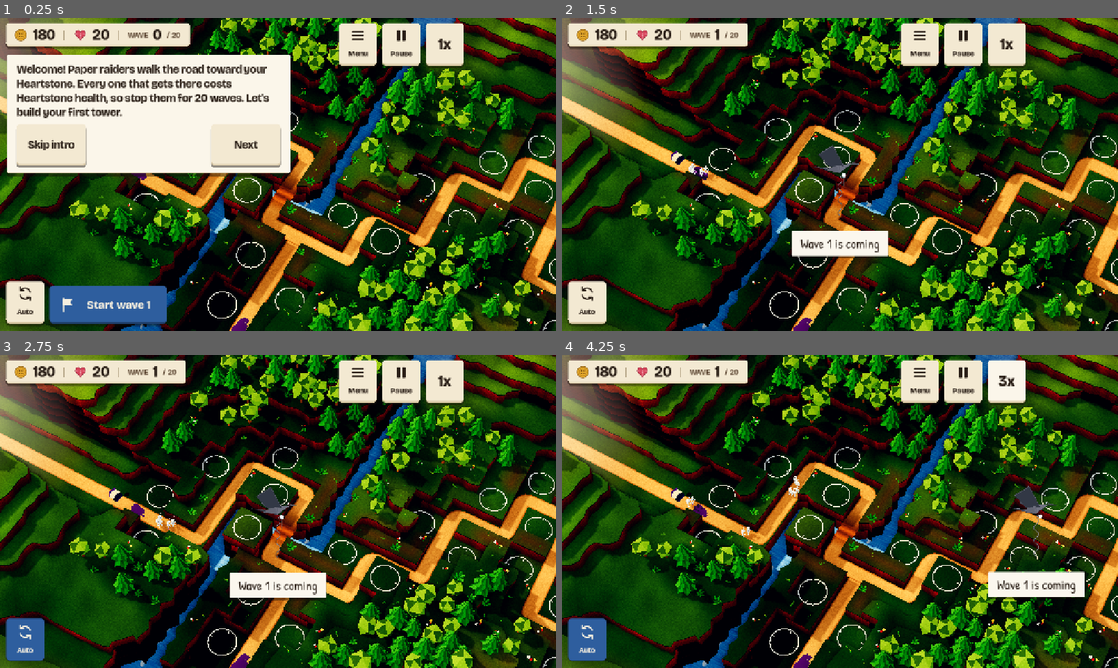
Above: before the commit, frames 1-4 (two rows, left to right).
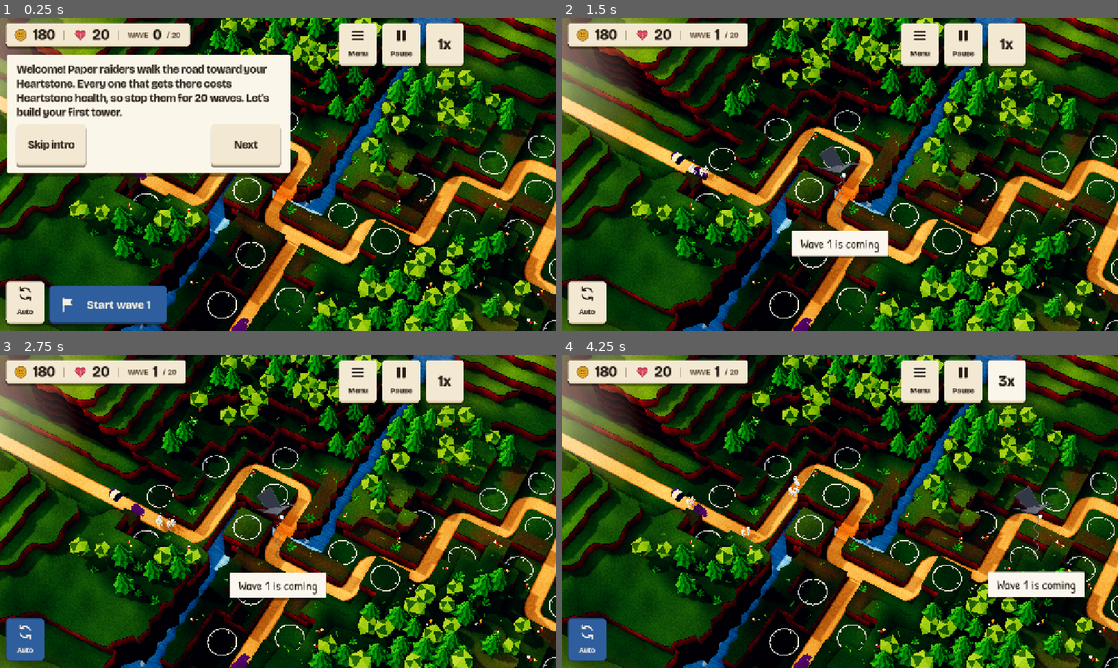
Above: after the commit, the same moments.

Repository: juanpalopez/psychic-bassoon
Game: Godot game, scene res://main.tscn
The game is run twice, just before and just after one commit, with the same random seed, the same clock (stepped at 60 frames per second) and the same inputs.
Inputs:
- Up to frame 1 (0.25 s): no input
- Up to frame 2 (1.5 s): click "Start wave 1" at 0.5 s; click "Skip intro" at 1.25 s
- Up to frame 3 (2.75 s): click "Auto" at 2 s
- Up to frame 4 (4.25 s): click "1x" at 2.75 s; click "2x" at 3.5 s

The runs differ from the first frame. In frame 1, 0.8% of the frame differs, in the area x 34-98%, y 40-96%; in frame 2, 0.8%; in frame 3, 0.8%; in frame 4, 0.8%, in the area x 34-98%, y 34-96%.

Commit message:
fix(render): lay the placeholder road bed along the curved routes
The bed follows the line foes walk (curved through the corners since #338) and a feeder runs on until its curve meets the main road; the tape-under-curves test from #338 now checks every walked point lies on the bed. Refs #324

Co-Authored-By: Claude Opus 5.5 <noreply@anthropic.com>
Claude-Session: https://claude.ai/code/session_01Sz86dVkFgcmfUpmh5hksT1

Diff:
--- a/godot/render/diorama/placeholder_road_bed.gd
+++ b/godot/render/diorama/placeholder_road_bed.gd
@@ -1,6 +1,6 @@
 ## A placeholder road bed until #325's `RoadBedBuilder` lays the real ones (packed earth and
-## flagstones along the routes, and the bridges): a sand ribbon with a worn edge along each
-## road's cell centres, its corners rounded, carried on past the map along the field's leads,
+## flagstones along the routes, and the bridges): a sand ribbon with a worn edge along the line
+## each road's foes walk (`TerrainField.routes`), carried on past the map along the field's leads,
 ## and a plank deck where it crosses the river. Every road cell is under it. One mesh, one
 ## draw call.
 @tool
@@ -14,11 +14,11 @@
 ## lower, so a feeder never fights the main road where it joins.
 const BED_HEIGHT := 0.006
 const ROAD_STEP := 0.0015
-## Rounds of corner cutting (Chaikin) on the cell centres.
-const ROUNDING := 2
 const SALT_SAND := 731
 ## A straight stretch keeps every this-many-th point, so the sand's colour still varies along it.
 const THIN_EVERY := 6
+## A later road has joined one laid before once its line comes this close to that road's.
+const JOINED := 0.02
 
 ## The material the bed wears (`Diorama` sets it).
 var material: Material
@@ -28,24 +28,41 @@
 	clear()
 	var bucket := MeshBucket.new()
 	var drawn := {}
+	var laid: Array[Vector2] = []
 	var bridges := {}
 	for bridge in field.map.bridges:
 		bridges[bridge.cell] = true
 	for r in field.map.routes.size():
-		var route: Array = field.map.routes[r]
-		var cells: Array[Vector2i] = []
-		var lead := _lead_for(field, route[0])
+		var cells: Array = field.map.routes[r]
+		var points: Array[Vector2] = []
+		var lead := _lead_for(field, cells[0])
 		for k in range(lead.size() - 1, -1, -1):
-			cells.append(lead[k])
-		for cell in route:
-			cells.append(cell)
-			# a later road stops where it joins one already laid
-			if drawn.has(cell) and cells.size() > lead.size() + 1:
+			var at := field.cell_centre(lead[k])
+			points.append(Vector2(at.x, at.z))
+		# the line the foes walk (curved through the corners on the valley board), from the
+		# spawn point off the edge; a later road stops where it joins one already laid
+		var route: Route = field.routes[r]
+		for p in route.xs.size():
+			var at := BoardSpace.point_to_world(route.xs[p], route.ys[p])
+			points.append(Vector2(at.x, at.z))
+			# past the join cell, once its curve has met the road laid before
+			if p > 0 and drawn.has(field.cell_under(at)) and _on_line(at, laid):
 				break
+		for p in route.xs.size():
+			var at := BoardSpace.point_to_world(route.xs[p], route.ys[p])
+			laid.append(Vector2(at.x, at.z))
 		for cell in cells:
 			drawn[cell] = true
-		_ribbon(field, bucket, cells, BED_HEIGHT - ROAD_STEP * float(r), bridges)
+		_ribbon(field, bucket, points, BED_HEIGHT - ROAD_STEP * float(r), bridges)
 	add_mesh("RoadBed", bucket.to_mesh(), material, false)
+
+
+## Whether `at` lies on a road already laid (within `JOINED` of one of its points).
+static func _on_line(at: Vector3, laid: Array[Vector2]) -> bool:
+	for point in laid:
+		if point.distance_to(Vector2(at.x, at.z)) < JOINED:
+			return true
+	return false
 
 
 ## The cells a road carries on through past the map from its start, if it leaves at an edge.
@@ -58,16 +75,10 @@
 
 
 func _ribbon(
-	field: TerrainField, bucket: MeshBucket, cells: Array[Vector2i], y: float, bridges: Dictionary
+	field: TerrainField, bucket: MeshBucket, points: Array[Vector2], y: float, bridges: Dictionary
 ) -> void:
-	if cells.size() < 2:
+	if points.size() < 2:
 		return
-	var points: Array[Vector2] = []
-	for cell in cells:
-		var at := field.cell_centre(cell)
-		points.append(Vector2(at.x, at.z))
-	for round_index in ROUNDING:
-		points = _rounded(points)
 	points = _thinned(field, points, bridges)
 	var previous: Array[Vector3] = []
 	var previous_colours: Array[Color] = []
@@ -126,13 +137,3 @@
 			kept.append(points[k])
 	kept.append(points[points.size() - 1])
 	return kept
-
-
-## One round of corner cutting: each segment's quarter points, the ends kept.
-static func _rounded(points: Array[Vector2]) -> Array[Vector2]:
-	var out: Array[Vector2] = [points[0]]
-	for k in points.size() - 1:
-		out.append(points[k].lerp(points[k + 1], 0.25))
-		out.append(points[k].lerp(points[k + 1], 0.75))
-	out.append(points[points.size() - 1])
-	return out
--- a/godot/tests/render/test_tape_under_curves.gd
+++ b/godot/tests/render/test_road_bed_under_curves.gd
@@ -1,6 +1,5 @@
-## The tape is still laid in straight strips along the grid path's runs (`TapeBuilder`), while
-## the valley board's foes walk the curved routes (#321). The curves cut each corner inside the
-## overlapping strips, so every point a foe walks past is drawn on tape.
+## The diorama's road bed (the placeholder until #325) is laid along the curved routes the
+## valley board's foes walk (#321), so every point a foe walks past is drawn on the bed.
 extends GutTest
 
 ## Sub-points checked on each segment between two route points.
@@ -8,10 +7,15 @@
 const EPSILON := 1e-6
 
 
-func test_every_point_of_the_curved_routes_lies_on_the_tape() -> void:
+func test_every_point_of_the_curved_routes_lies_on_the_road_bed() -> void:
 	for map_seed in [1, 2, 3, 42, 7920]:
 		var game := Game.create(map_seed)
-		var mesh := TapeBuilder.build(game.map.routes, map_seed)
+		var board := Board.new()
+		board.build_on_ready = false
+		add_child_autofree(board)
+		board.show_map(game.map, game.routes)
+		var bed := board.diorama.builder("RoadBeds").get_child(0) as MeshInstance3D
+		var mesh := bed.mesh as ArrayMesh
 		var vertices: PackedVector3Array = mesh.surface_get_arrays(0)[Mesh.ARRAY_VERTEX]
 		var buckets := _buckets(vertices)
 		var off := 0
@@ -25,10 +29,10 @@
 					var y := route.ys[p - 1] + (route.ys[p] - route.ys[p - 1]) * t
 					var at := BoardSpace.point_to_world(x, y)
 					checked += 1
-					if not _on_tape(vertices, buckets, Vector2(at.x, at.z)):
+					if not _on_bed(vertices, buckets, Vector2(at.x, at.z)):
 						off += 1
 		assert_gt(checked, 0)
-		assert_eq(off, 0, "points off the tape, seed %d" % map_seed)
+		assert_eq(off, 0, "points off the road bed, seed %d" % map_seed)
 
 
 ## The triangles (by first vertex index) whose bounds reach into each unit square of the world.
@@ -50,7 +54,7 @@
 	return buckets
 
 
-func _on_tape(vertices: PackedVector3Array, buckets: Dictionary, point: Vector2) -> bool:
+func _on_bed(vertices: PackedVector3Array, buckets: Dictionary, point: Vector2) -> bool:
 	var key := Vector2i(int(floor(point.x)), int(floor(point.y)))
 	for i in buckets.get(key, []):
 		var a := Vector2(vertices[i].x, vertices[i].z)
Renamed: godot/tests/render/test_tape_under_curves.gd.uid -> godot/tests/render/test_road_bed_under_curves.gd.uid
